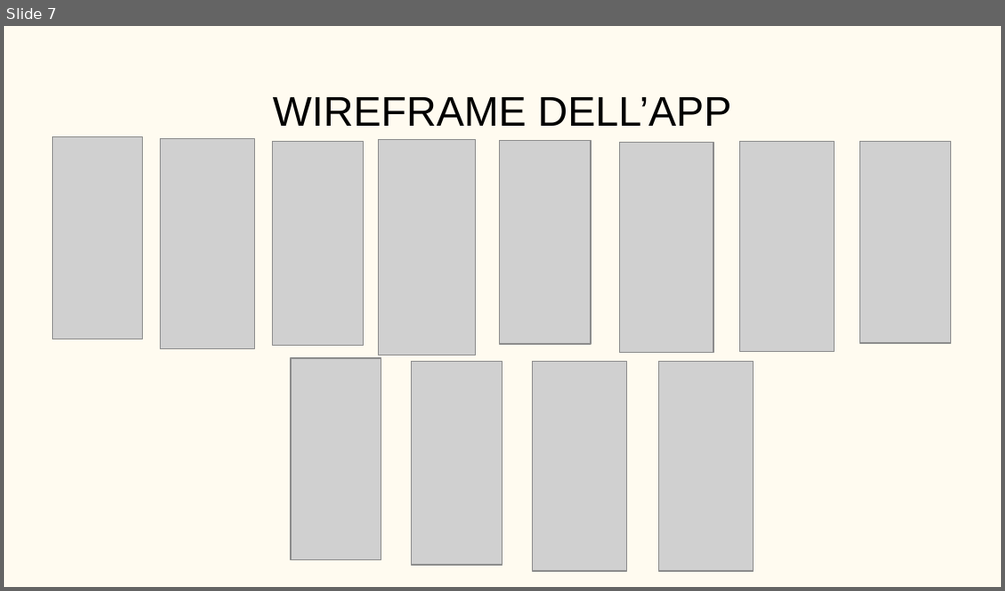
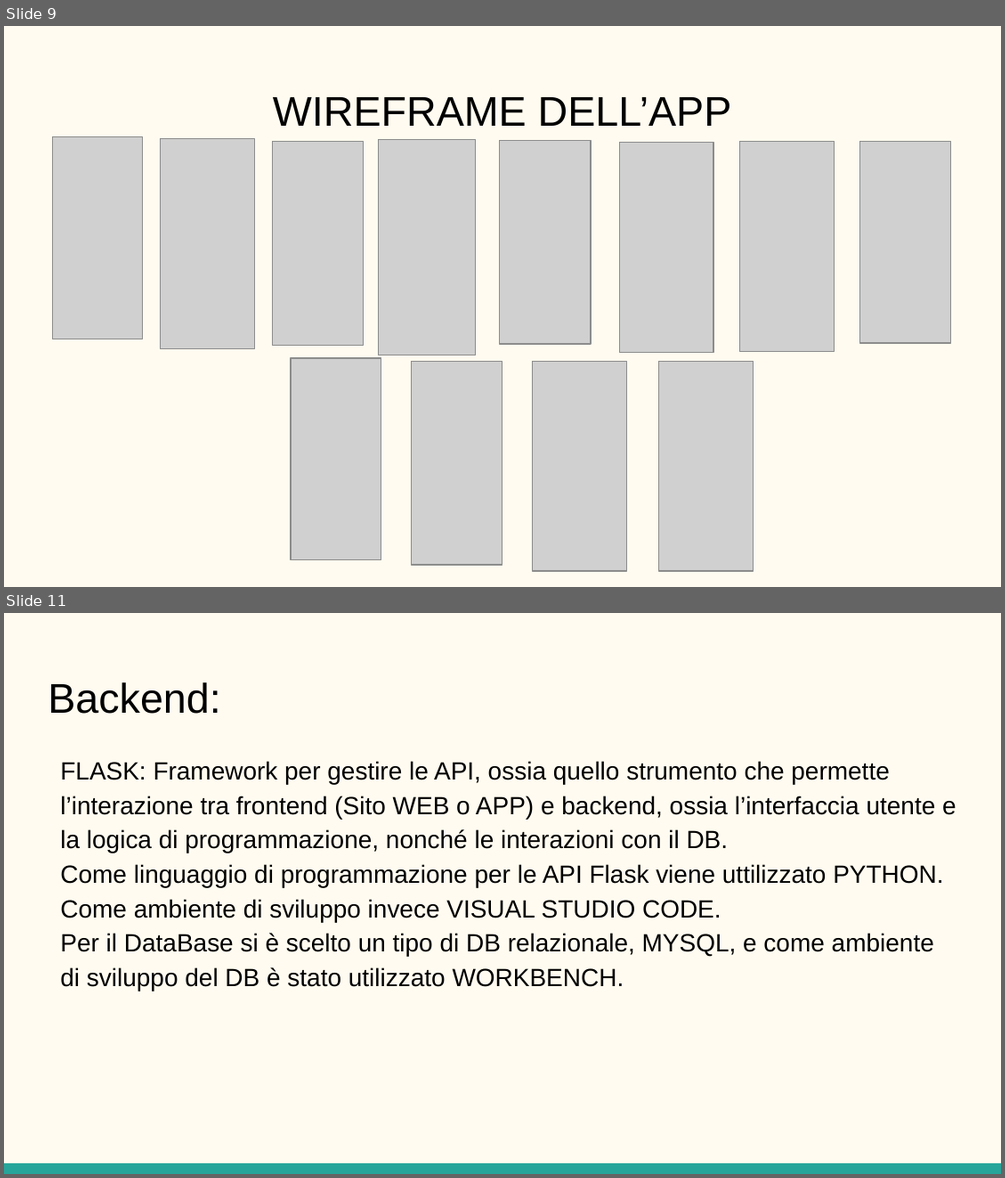
Before and after one commit to Tommiconlai/AppPet, a slide deck: Documenti/Relazione Finale/PP relazione.pptx. Shown one above the other, each under a label of ours: slide 7 before the commit, slides 9 and 11 after it; the slides between them are not shown. The pictures are 1005x591 and 1005x1178 pixels, drawn with LibreOffice and Linux fonts; fonts in the diff are those of the drawing; grey boxes stand for pictures. Boxes give left, top, right and bottom in pixels: in the first picture for what was removed or moved away, otherwise in the second. Text is boxed around its words. In the diff, an @@ line names an element or a change of style, - is before the commit and + after.

```diff
--- a/Documenti/Relazione Finale/PP relazione.pptx
+++ b/Documenti/Relazione Finale/PP relazione.pptx
@@ slide 11 added at (x1=4, y1=613, x2=1001, y2=1174), background #FFFBF0 @@
@@ title added at (x1=48, y1=682, x2=220, y2=714), 30 pt, text #000000 @@
+Backend:
@@ text added at (x1=60, y1=761, x2=956, y2=990), 18 pt, text #000000 @@
+FLASK: Framework per gestire le API, ossia quello strumento che permette l’interazione tra frontend (Sito WEB o APP) e backend, ossia l’interfaccia utente e la logica di programmazione, nonché le interazioni con il DB.
+Come linguaggio di programmazione per le API Flask viene uttilizzato PYTHON.
+Come ambiente di sviluppo invece VISUAL STUDIO CODE.
+Per il DataBase si è scelto un tipo di DB relazionale, MYSQL, e come ambiente di sviluppo del DB è stato utilizzato WORKBENCH.
@@ rectangle added at (x1=4, y1=1163, x2=1001, y2=1174), fill #26A69A @@
@@ what was slide 7 is now slide 9 @@
```
Also in this commit, not shown: 2 slides changed, 9 other slides added.
